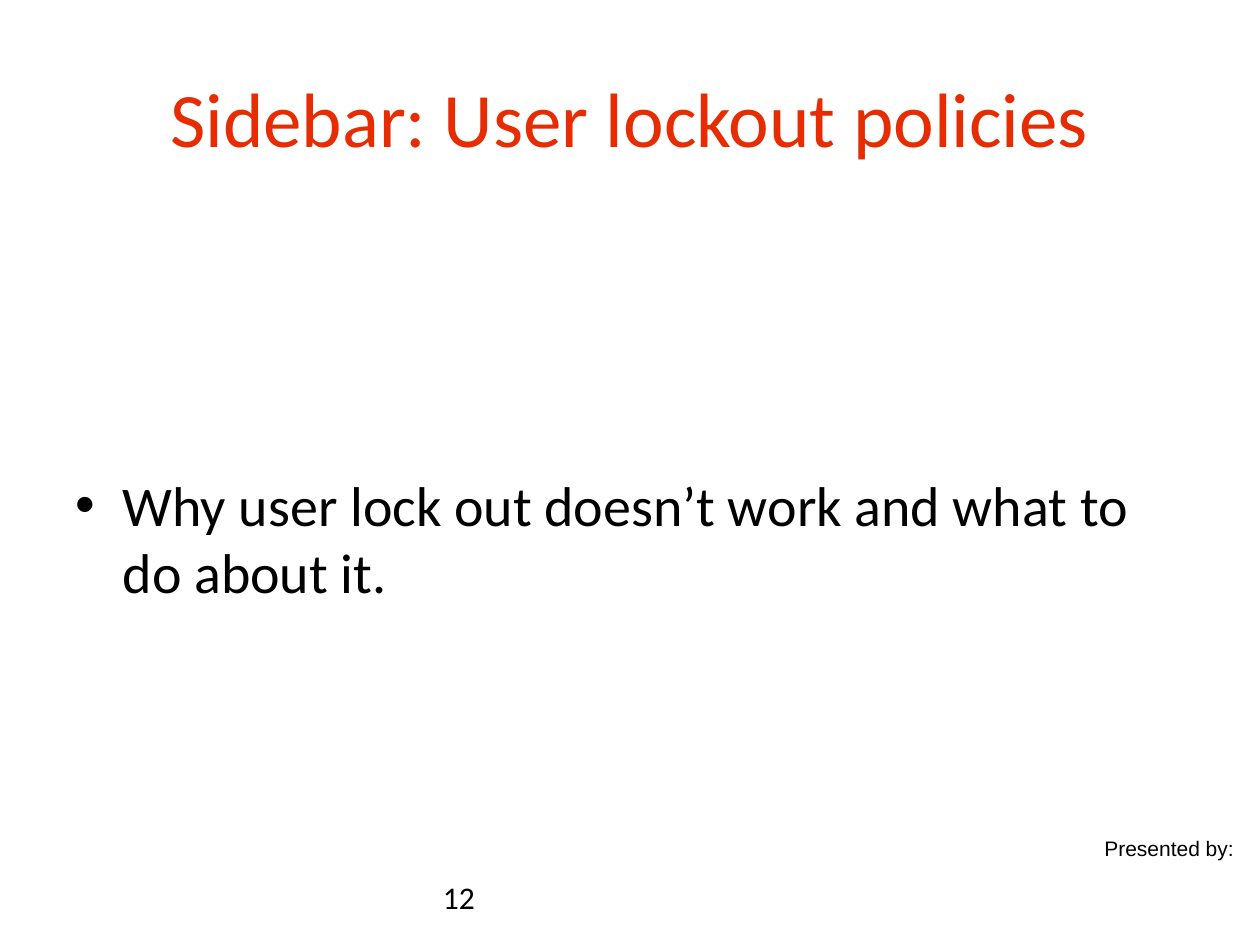
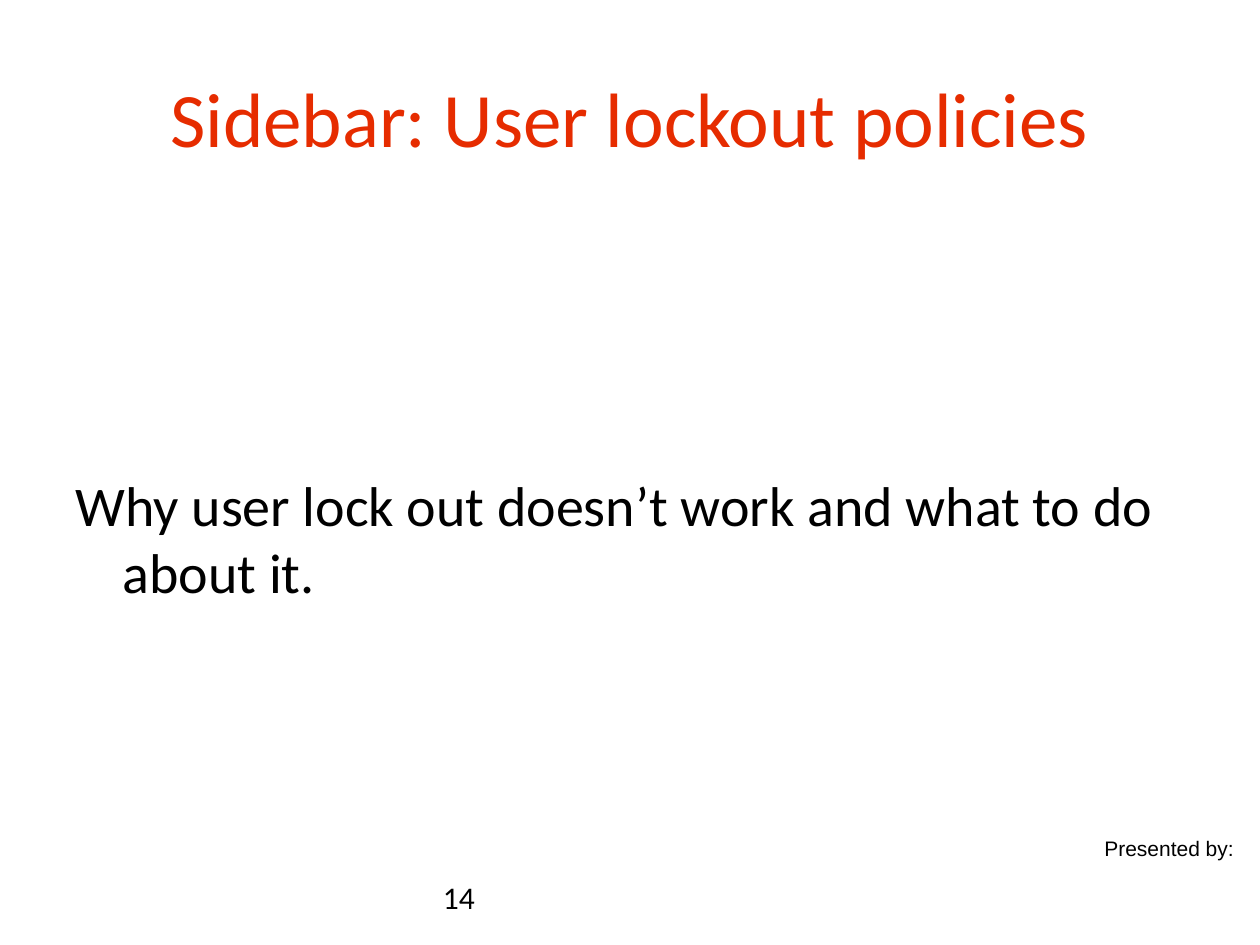
Before and after one commit to danielsomerfield/app-sec-presentation, a slide deck: slide 14 of AppSec Presentation Deck Day 3.ppt (slide 12 before the commit). Drawn at 1260x945 pixels with LibreOffice and Linux fonts; fonts in the diff are those of the drawing; background and template pictures are left out. Boxes give left, top, right and bottom in pixels: in the first picture for what was removed or moved away, otherwise in the second. Text is boxed around its words. In the diff, an @@ line names an element or a change of style, - is before the commit and + after.

```diff
--- a/AppSec Presentation Deck Day 3.ppt
+++ b/AppSec Presentation Deck Day 3.ppt
@@ text "Why user lock out doesn’t ..." at <box>75,486,1152,594</box>: bullet • to none @@
@@ page number at <box>443,888,475,909</box>: text changed @@
-12
+14
```
Also in this commit, not shown: 1 other slide changed, 2 slides added, 7 other files.
